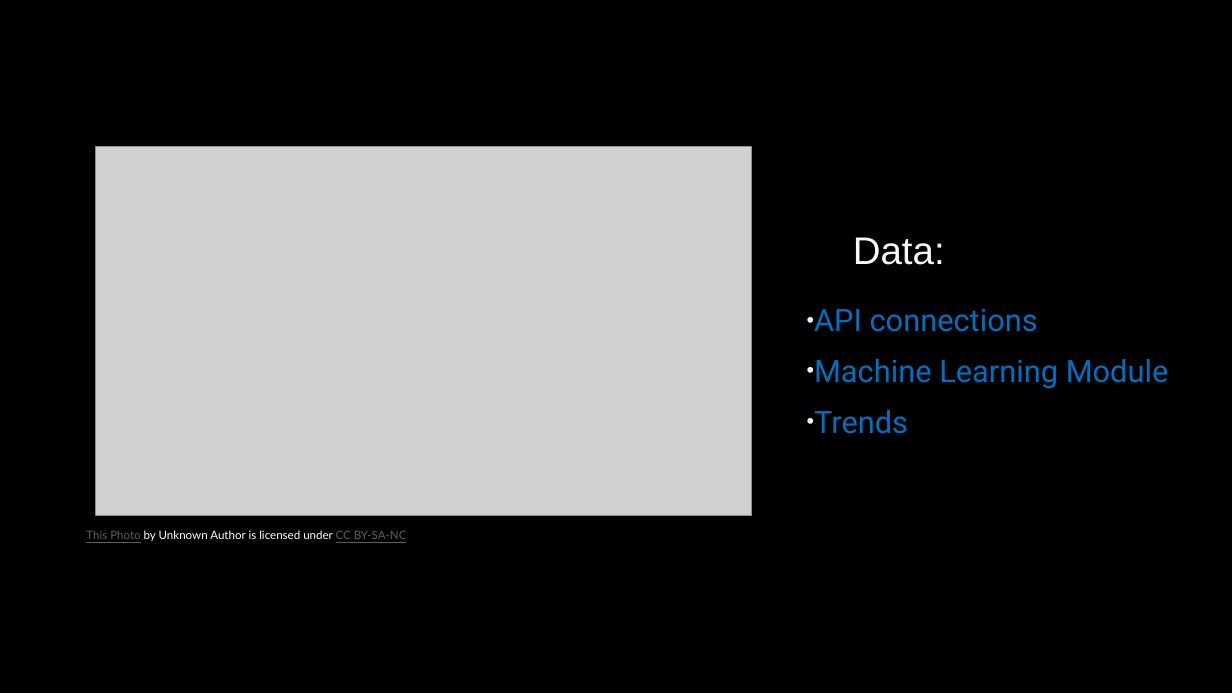
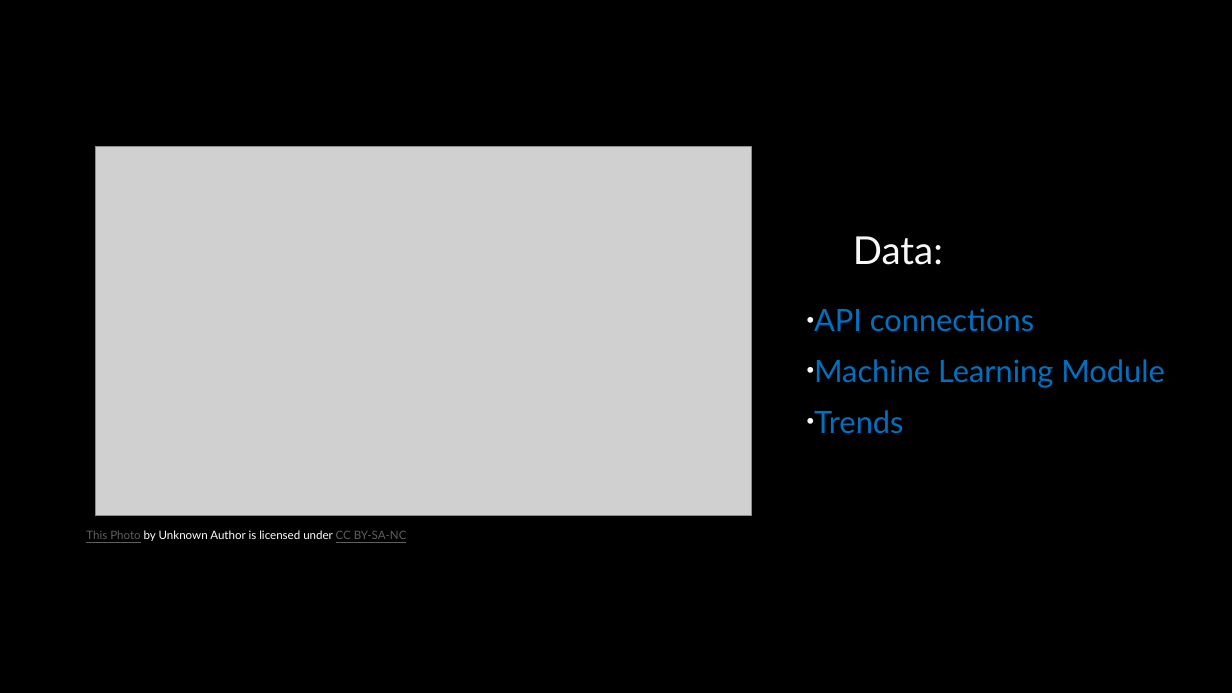
Before and after one commit to tylerfallon/The-Omniscient-Crypto-Oracle, a slide deck: slide 5 of The Omniscient Crypto Oracle.pptx. Drawn at 1232x693 pixels with LibreOffice and Linux fonts; fonts in the diff are those of the drawing; grey boxes stand for pictures; background and template pictures are left out. Boxes give left, top, right and bottom in pixels: in the first picture for what was removed or moved away, otherwise in the second. Text is boxed around its words. In the diff, an @@ line names an element or a change of style, - is before the commit and + after.

```diff
--- a/The Omniscient Crypto Oracle.pptx
+++ b/The Omniscient Crypto Oracle.pptx
@@ text "Data:" at (814,236,1165,434): font Arial to Lato in "Data:"; font Roboto to Lato in "API connections", "Machine Learning Module", "Trends" @@
```
Also in this commit, not shown: 3 other slides changed, 1 slide added, 4 other files.
